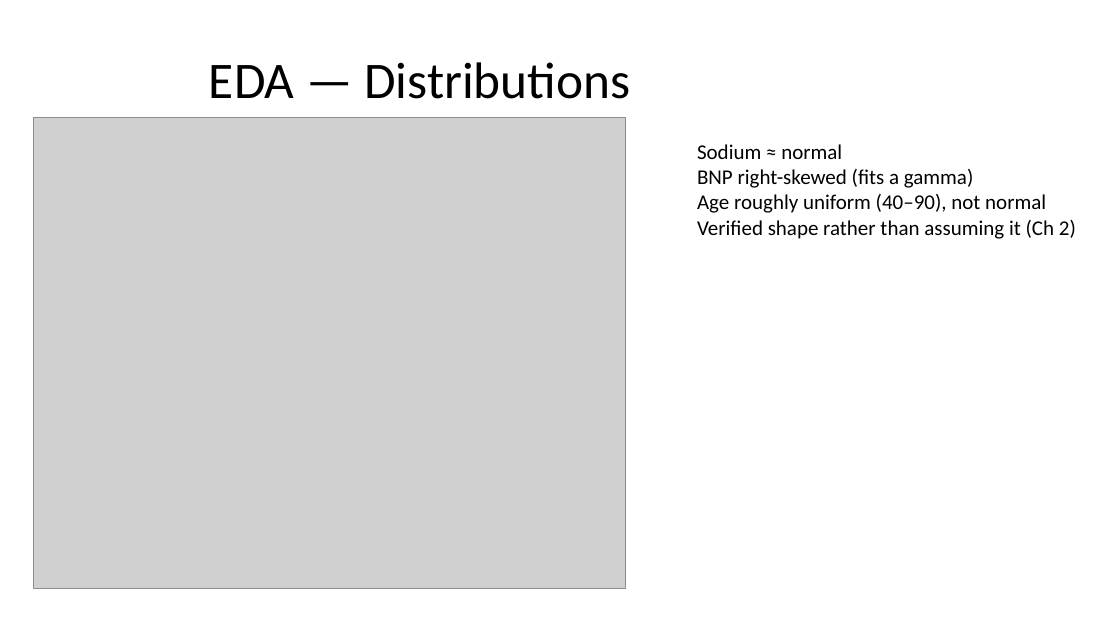
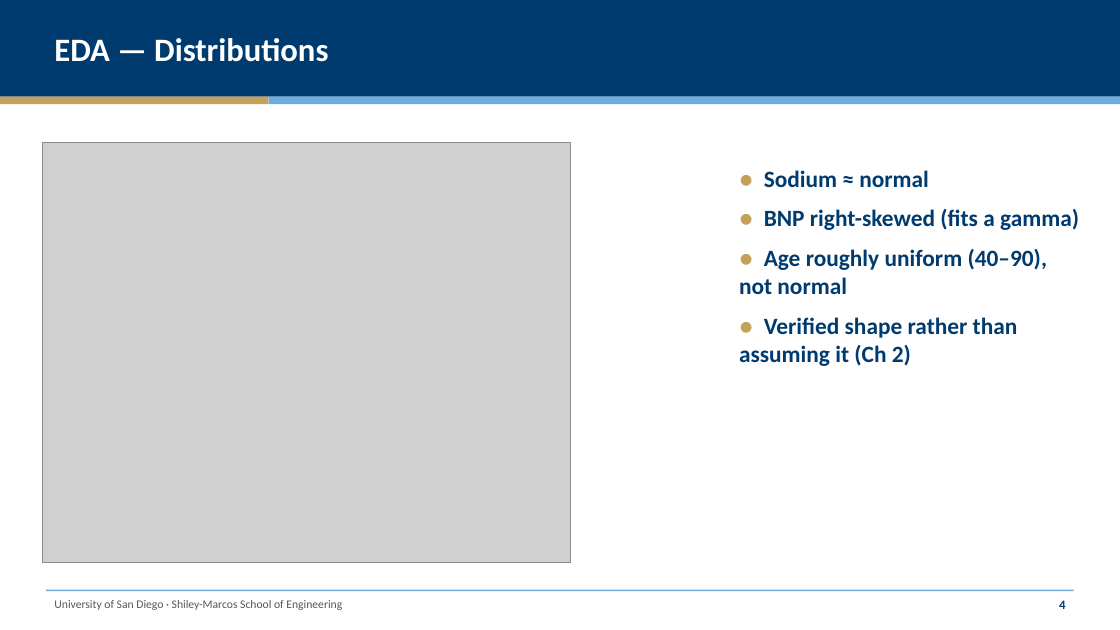
Before and after one commit to gunaphysics/AAI-500-Final-Project, a slide deck: slide 5 of reports/slides.pptx. Drawn at 1120x630 pixels with LibreOffice and Linux fonts; fonts in the diff are those of the drawing; grey boxes stand for pictures. Boxes give left, top, right and bottom in pixels: in the first picture for what was removed or moved away, otherwise in the second. Text is boxed around its words. In the diff, an @@ line names an element or a change of style, - is before the commit and + after.

```diff
--- a/reports/slides.pptx
+++ b/reports/slides.pptx
@@ rectangle added at bbox=[0, 0, 1120, 97], fill #003B70 @@
@@ text "EDA — Distributions": place and size @@
-text "EDA — Distributions" at bbox=[209, 62, 630, 99]
+text "EDA — Distributions" at bbox=[54, 38, 328, 62]
@@ text "EDA — Distributions" at bbox=[54, 38, 328, 62]: size 44 to 28 pt, text colour #000000 to #FFFFFF, bold on; alignment centre to left @@
@@ rectangle added at bbox=[0, 97, 269, 104], fill #C5A059 @@
@@ rectangle added at bbox=[269, 97, 1120, 104], fill #6CACE4 @@
@@ picture: place and size @@
-picture at bbox=[34, 118, 625, 588]
+picture at bbox=[42, 143, 571, 563]
@@ text at bbox=[739, 170, 1079, 366]: text changed; size 18 to 20 pt; text colour #000000 to #003B70; bold on @@
-Sodium ≈ normal
-BNP right-skewed (fits a gamma)
-Age roughly uniform (40–90), not normal
-Verified shape rather than assuming it (Ch 2)
+● Sodium ≈ normal
+● BNP right-skewed (fits a gamma)
+● Age roughly uniform (40–90), not normal
+● Verified shape rather than assuming it (Ch 2)
@@ rectangle added at bbox=[46, 590, 1074, 592], fill #6CACE4 @@
@@ text added at bbox=[54, 600, 342, 610], 10 pt, text #54585A @@
+University of San Diego · Shiley-Marcos School of Engineering
@@ text added at bbox=[1059, 600, 1065, 609], 11 pt, text #003B70, bold @@
+4
```
Also in this commit, not shown: 13 other slides changed, 2 other files.
